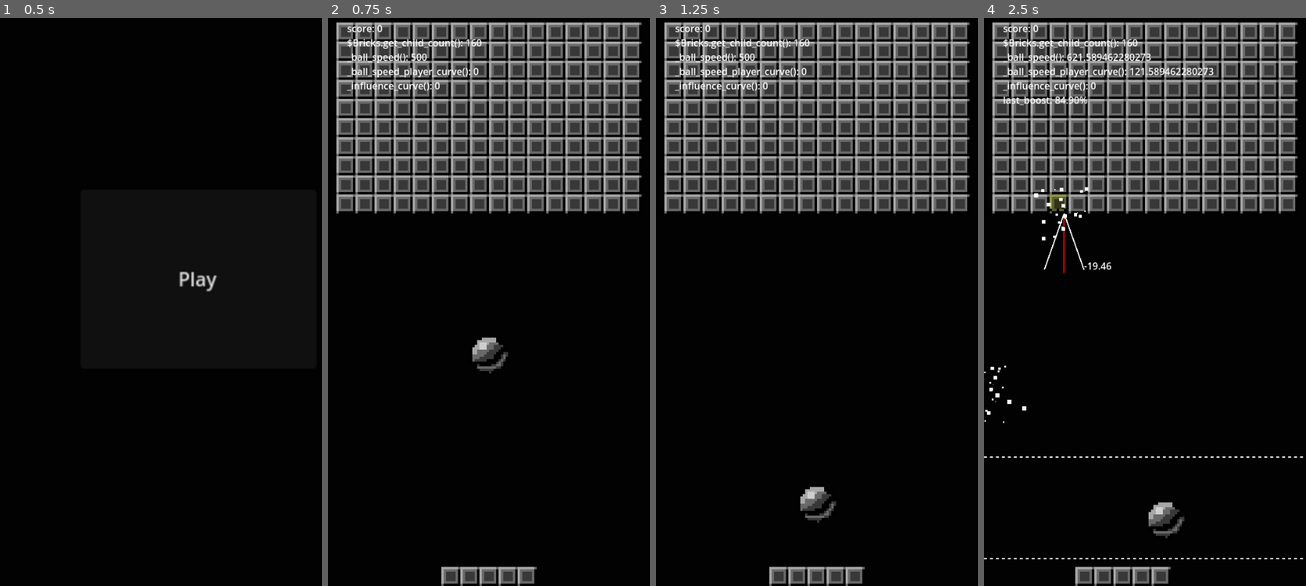
Above: before the commit, frames 1-4 (left to right).
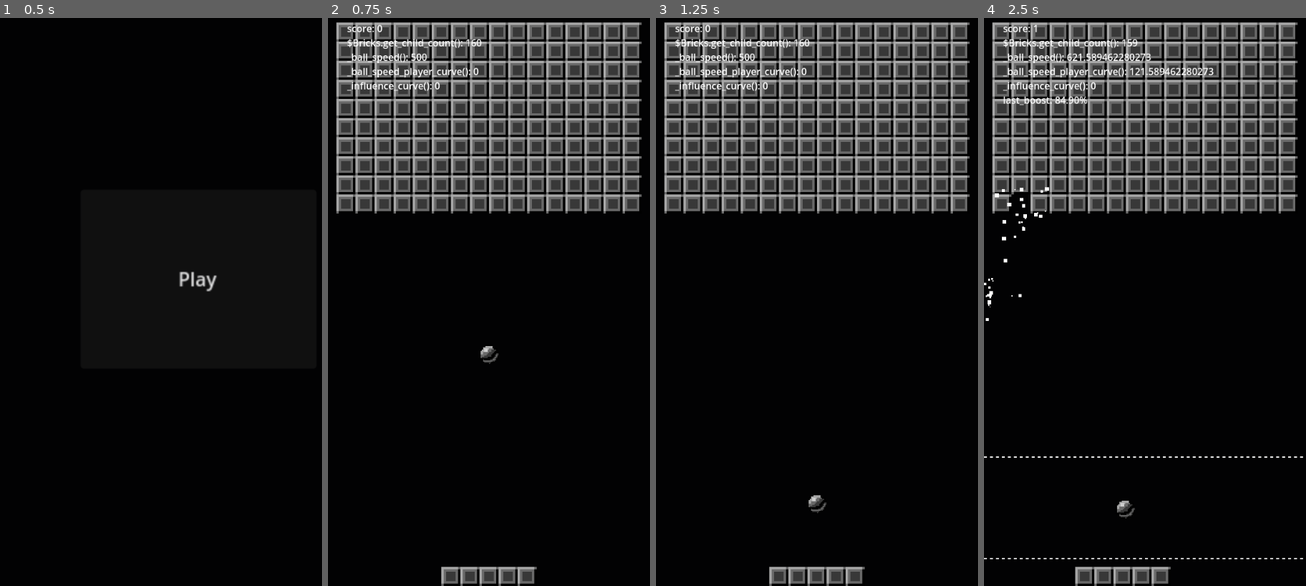
Above: after the commit, the same moments.

Repository: arunas-cesonis/pingpong2
Game: Godot game, scene res://main.tscn
Two runs of this game, one before a commit and one after it. Both use one fixed random seed, a clock stepped at 60 frames per second and the inputs below.
Inputs:
- Up to frame 1 (0.5 s): no input
- Up to frame 2 (0.75 s): click "Play" at 0.5 s
- Up to frame 3 (1.25 s): no input
- Up to frame 4 (2.5 s): hold D (MoveRight) 1.28-2.03 s; tap F (Boost) at 1.35, 2.1 s; hold A (MoveLeft) from 2.03 s (still down)

Frame 1 is identical in both runs. In frame 2, 0.4% of the frame differs, in the area x 44-56%, y 56-63%; in frame 3, 0.4%; in frame 4, 1.5%, in the area x 0-63%, y 1-92%.

Commit message:
Fix spawn reflection

Diff:
--- a/bricks.gd
+++ b/bricks.gd
@@ -18,6 +18,7 @@
 	var bricks_width := bricks_w * brick_rect.size.x
 	var center := Vector2(get_viewport_rect().size.x * 0.5 - bricks_width * 0.5, top_offset)
 	var brick: Brick = BrickTscn.instantiate()
+	brick.initial_health = 1;
 	brick.position = brick_rect.size * Vector2(x, y) - brick_rect.position + center
 	return brick
 
--- a/game.gd
+++ b/game.gd
@@ -6,9 +6,10 @@
 # 3. DONE. Spawn nodes on collision
 # 4. DONE. Bricks spawn on timer and scroll down. Generated grid, scrolls down.
 # 5. DONE. When ball is close to pad and F is pressed, extra boost is applied. 3 seperate influence zones.
-# 6. Mouse controls
-# 7. Bricks that do not touch should fall down.
-# 8. Sound
+# 6. Make player reflection angle like in DX-BALL
+# 7. Mouse controls
+# 8. Bricks that do not touch should fall down.
+# 9. Sound
 
 const Brick = preload("res://brick.gd")
 const BrickTscn = preload("res://brick.tscn")
@@ -19,7 +20,7 @@
 const DestroySound = preload("res://sounds/destroy.wav")
 
 @onready var player: AnimatableBody2D = $Player
-@onready var player_collision_shape: CollisionShape2D = player.find_child("CollisionShape2D", false)
+@onready var player_collision_shape: RectangleShape2D = player.find_child("CollisionShape2D", false).shape
 @onready var ball: AnimatableBody2D = $Ball
 @onready var debug: Node2D = $Debug
 
@@ -36,7 +37,7 @@
 
 @export var initial_ball_direction := Vector2(0.0, 1.0)
 @export var player_speed := 500.0
-@export var reflect_amount := 0.5
+@export var reflect_amount := 1.0
 @export var spawn_on_collision: PackedScene = null
 @export_category("Ball speed")
 @export var base_ball_speed := 500.0
@@ -46,9 +47,6 @@
 @onready var ball_speed_player_time := ball_speed_player_duration
 
 @export_group("Ball collision")
-@export_category("Player")
-@export_range(0.0, 90.0, 0.001, "degrees") var player_angle_limit_min := 0.0
-@export_range(0.0, 90.0, 0.001, "degrees") var player_angle_limit_max := 90.0
 @export_category("Wall")
 @export_range(0.0, 90.0, 0.001, "degrees") var wall_angle_limit_min := 0.0
 @export_range(0.0, 90.0, 0.001, "degrees") var wall_angle_limit_max := 90.0
@@ -133,27 +131,24 @@
 		var normal: Vector2 = collision.get_normal()
 		var bounce_angle_limit_min := 0.0
 		var bounce_angle_limit_max := 90.0
+
 		if collision.get_collider() == player:
 			_play_sound(CollisionSound)
 
 			ball.position.y = minf(player.position.y - 48.0, ball.position.y)
 
 			# Disables corner or side reflections from pad by overriding the normal
-			normal = Vector2.UP
-
 			var offset := player.position.x - collision.get_position().x
-			var shape: RectangleShape2D = player_collision_shape.shape
-			var offset_normalized := offset / shape.size.x
-			var angle_adjustment := offset_normalized * reflect_amount
-			var normal_offseted := Vector2.from_angle(normal.angle() - angle_adjustment)
-			normal = normal_offseted
-			bounce_angle_limit_max = player_angle_limit_max
-			bounce_angle_limit_min = player_angle_limit_min
+
+			var offset_normalized := offset / player_collision_shape.size.x
+			var angle = reflect_amount * -offset_normalized
 			ball_speed_player_time = 0.0
+
+			ball_direction = Vector2.UP.rotated(angle)
 
 		elif collision.get_collider() is Brick:
 			var brick := collision.get_collider() as Brick
-			if brick.apply_damage(2):
+			if brick.apply_damage(1):
 				_play_sound(DestroySound)
 				score += 1
 				# var new_brick: Brick = BrickTscn.instantiate()
@@ -162,12 +157,16 @@
 				# add_child(new_brick)
 			else:
 				_play_sound(Collision2Sound)
-			bounce_angle_limit_min = brick_angle_limit_min
-			bounce_angle_limit_max = brick_angle_limit_max
+			var amin := deg_to_rad(brick_angle_limit_min)
+			var amax := deg_to_rad(brick_angle_limit_max)
+			ball_direction = ball_direction.bounce(normal).normalized()
+			ball_direction = _limit_bounce_angle(normal, ball_direction, amin, amax)
 		else:
 			_play_sound(CollisionSound)
-			bounce_angle_limit_min = wall_angle_limit_min
-			bounce_angle_limit_max = wall_angle_limit_max
+			var amin := deg_to_rad(wall_angle_limit_min)
+			var amax := deg_to_rad(wall_angle_limit_max)
+			ball_direction = ball_direction.bounce(normal).normalized()
+			ball_direction = _limit_bounce_angle(normal, ball_direction, amin, amax)
 
 		if spawn_on_collision:
 			var tmp: Node2D = spawn_on_collision.instantiate()
@@ -177,16 +176,17 @@
 		bounce_angle_limit_min = deg_to_rad(bounce_angle_limit_min)
 		bounce_angle_limit_max = deg_to_rad(bounce_angle_limit_max)
 
-		$Debug.bounce.velocity_in = _ball_velocity()
-		ball_direction = ball_direction.bounce(normal).normalized()
-		$Debug.bounce.velocity_out_unlimited = _ball_velocity()
-		ball_direction = _limit_bounce_angle(normal, ball_direction, bounce_angle_limit_min, bounce_angle_limit_max)
-		$Debug.bounce.velocity_out = _ball_velocity()
-		$Debug.bounce.angle_min = bounce_angle_limit_min
-		$Debug.bounce.angle_max = bounce_angle_limit_max
-		$Debug.bounce.position = collision.get_position()
-		$Debug.bounce.normal = normal
-		$Debug.queue_redraw()
+
+		# $Debug.bounce.velocity_in = _ball_velocity()
+
+		# $Debug.bounce.velocity_out_unlimited = _ball_velocity()
+
+		# $Debug.bounce.velocity_out = _ball_velocity()
+		# $Debug.bounce.angle_min = bounce_angle_limit_min
+		# $Debug.bounce.angle_max = bounce_angle_limit_max
+		# $Debug.bounce.position = collision.get_position()
+		# $Debug.bounce.normal = normal
+		# $Debug.queue_redraw()
 
 	_calc_influence()
 
--- a/game.tscn
+++ b/game.tscn
@@ -24,18 +24,17 @@
 size = Vector2(160, 32)
 
 [sub_resource type="CircleShape2D" id="CircleShape2D_wka3s"]
-radius = 32.0
+radius = 16.0
 
 [node name="Game" type="Node2D"]
 process_mode = 1
 script = ExtResource("1_jahp3")
 influence_min_distance = 30.0
 influence_curve = SubResource("Curve_ctkgm")
+reflect_amount = 2.0
 spawn_on_collision = ExtResource("2_g117g")
 ball_speed_player_collision = SubResource("Curve_50j4u")
 ball_speed_player_duration = 2.0
-player_angle_limit_min = 33.09
-player_angle_limit_max = 83.227
 wall_angle_limit_min = 70.541
 metadata/_edit_vertical_guides_ = [-504.0]
 
@@ -121,7 +120,7 @@
 
 [node name="Sprite2D" type="Sprite2D" parent="Ball"]
 texture_filter = 1
-scale = Vector2(4, 4)
+scale = Vector2(2, 2)
 texture = ExtResource("3_hoi0h")
 hframes = 2
 vframes = 2
